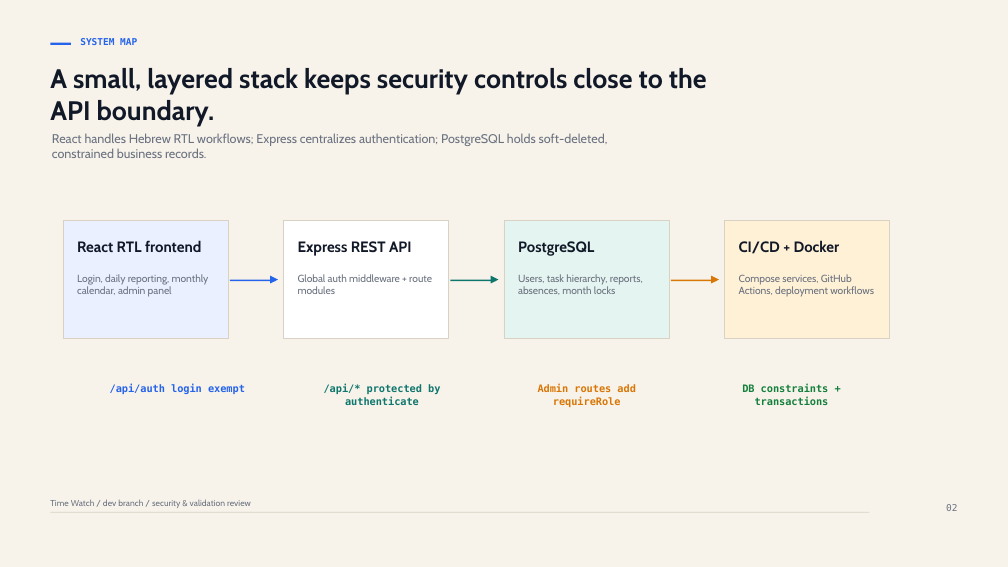
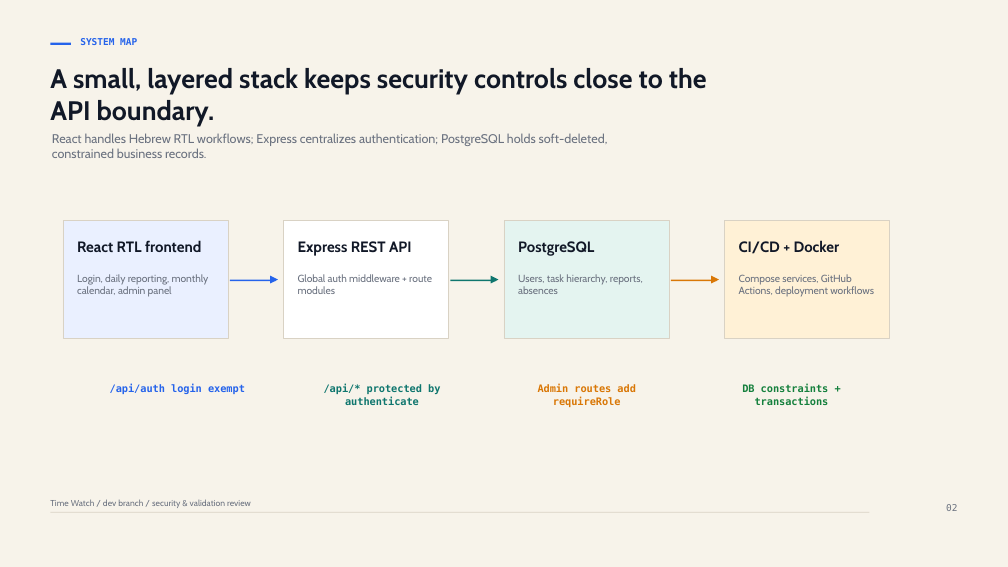
Before and after one commit to AI-development-bootcamp-2/time-watch, a slide deck: slide 2 of time-watch-security-and-validation-overview.pptx. Drawn at 1008x567 pixels with LibreOffice and Linux fonts; fonts in the diff are those of the drawing. Boxes give left, top, right and bottom in pixels: in the first picture for what was removed or moved away, otherwise in the second. Text is boxed around its words. In the diff, an @@ line names an element or a change of style, - is before the commit and + after.

```diff
--- a/time-watch-security-and-validation-overview.pptx
+++ b/time-watch-security-and-validation-overview.pptx
@@ text at <box>518,274,643,294</box>: text changed @@
-Users, task hierarchy, reports, absences, month locks
+Users, task hierarchy, reports, absences
```
Also in this commit, not shown: 3 other slides changed.
